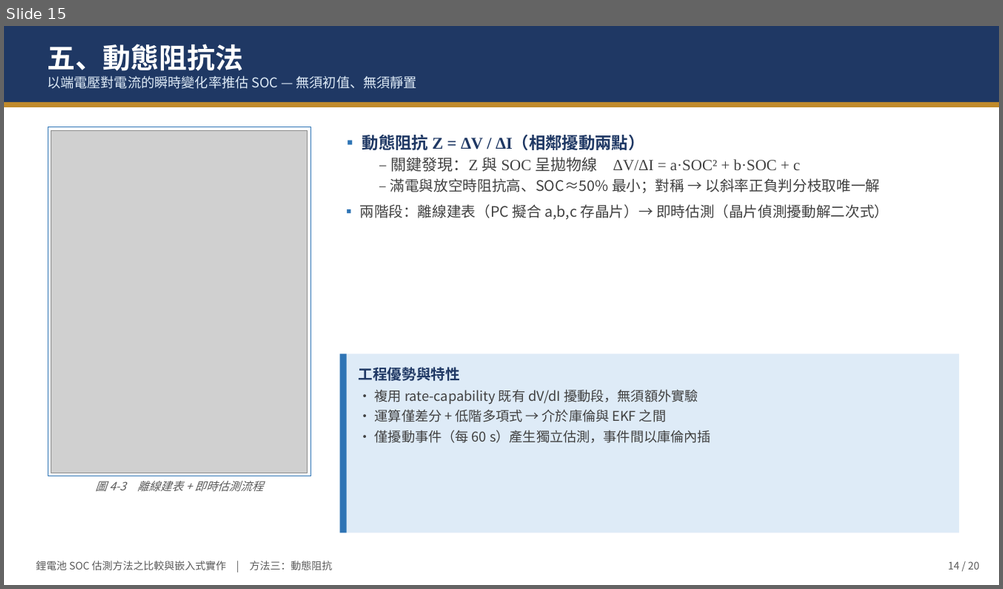
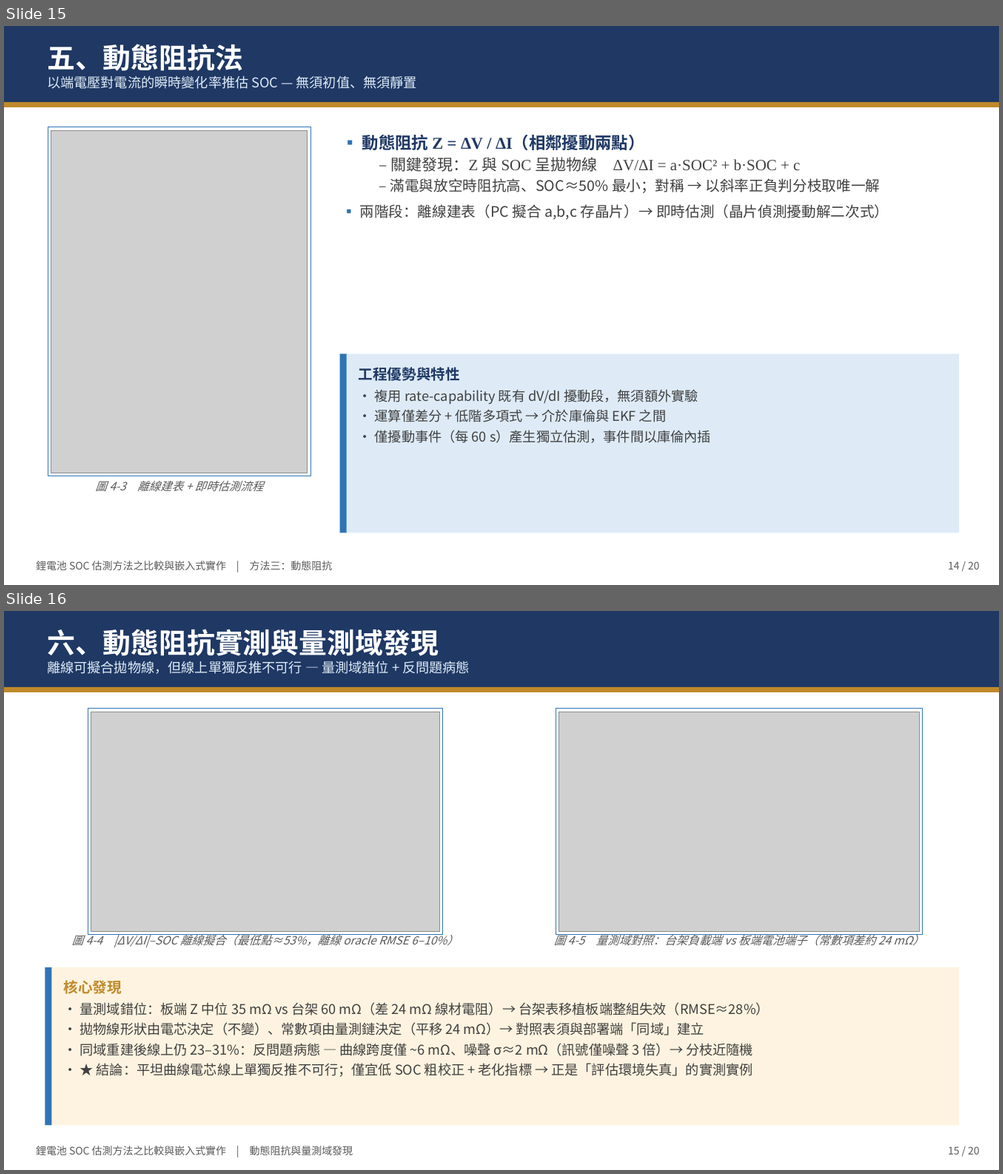
Before and after one commit to JackHung9527/SOC_RESEARCH, a slide deck: DOC/論文撰寫/口試簡報_鋰電池SOC估測.pptx. Shown one above the other, each under a label of ours: slide 15 before the commit, slides 15 and 16 after it. The pictures are 1003x589 and 1003x1174 pixels, drawn with LibreOffice and Linux fonts; fonts in the diff are those of the drawing; grey boxes stand for pictures. Boxes give left, top, right and bottom in pixels: in the first picture for what was removed or moved away, otherwise in the second. Text is boxed around its words. In the diff, an @@ line names an element or a change of style, - is before the commit and + after.

```diff
--- a/DOC/論文撰寫/口試簡報_鋰電池SOC估測.pptx
+++ b/DOC/論文撰寫/口試簡報_鋰電池SOC估測.pptx
@@ slide 16 added at <box>4,611,999,1170</box>, background #FFFFFF @@
@@ rectangle added at <box>4,611,999,687</box>, fill #1F3864 @@
@@ text added at <box>47,629,469,674</box>, 13 pt, text #DEEBF7 @@
+六、動態阻抗實測與量測域發現
+離線可擬合拋物線，但線上單獨反推不可行 — 量測域錯位 + 反問題病態
@@ rectangle added at <box>4,687,999,692</box>, fill #C08A2B @@
@@ rectangle added at <box>88,709,442,935</box>, fill #FFFFFF, outline #2E74B5 0.75 pt @@
@@ picture added at <box>91,712,439,932</box> @@
@@ rectangle added at <box>555,709,922,935</box>, fill #FFFFFF, outline #2E74B5 0.75 pt @@
@@ picture added at <box>559,712,919,932</box> @@
@@ text added at <box>72,933,458,948</box>, 11 pt, text #595959, italic @@
+圖 4-4 |ΔV/ΔI|–SOC 離線擬合（最低點≈53%，離線 oracle RMSE 6–10%）
@@ text added at <box>554,933,923,946</box>, 11 pt, text #595959, italic @@
+圖 4-5 量測域對照：台架負載端 vs 板端電池端子（常數項差約 24 mΩ）
@@ rectangle added at <box>45,968,959,1126</box>, fill #FDF3E0 @@
@@ rectangle added at <box>45,968,52,1126</box>, fill #2E74B5 @@
@@ text added at <box>63,980,769,1077</box>, 13 pt, text #404040 @@
+核心發現
+• 量測域錯位：板端 Z 中位 35 mΩ vs 台架 60 mΩ（差 24 mΩ 線材電阻）→ 台架表移植板端整組失效（RMSE≈28%）
+• 拋物線形狀由電芯決定（不變）、常數項由量測鏈決定（平移 24 mΩ）→ 對照表須與部署端「同域」建立
+• 同域重建後線上仍 23–31%：反問題病態 — 曲線跨度僅 ~6 mΩ、噪聲 σ≈2 mΩ（訊號僅噪聲 3 倍）→ 分枝近隨機
+• ★ 結論：平坦曲線電芯線上單獨反推不可行；僅宜低 SOC 粗校正 + 老化指標 → 正是「評估環境失真」的實測實例
@@ text added at <box>36,1146,353,1156</box>, 10 pt, text #595959 @@
+鋰電池 SOC 估測方法之比較與嵌入式實作 | 動態阻抗與量測域發現
@@ text added at <box>948,1147,979,1155</box>, 10 pt, text #595959 @@
+15 / 20
```
Also in this commit, not shown: 6 slides changed, 1 slide removed, 2 other files.
